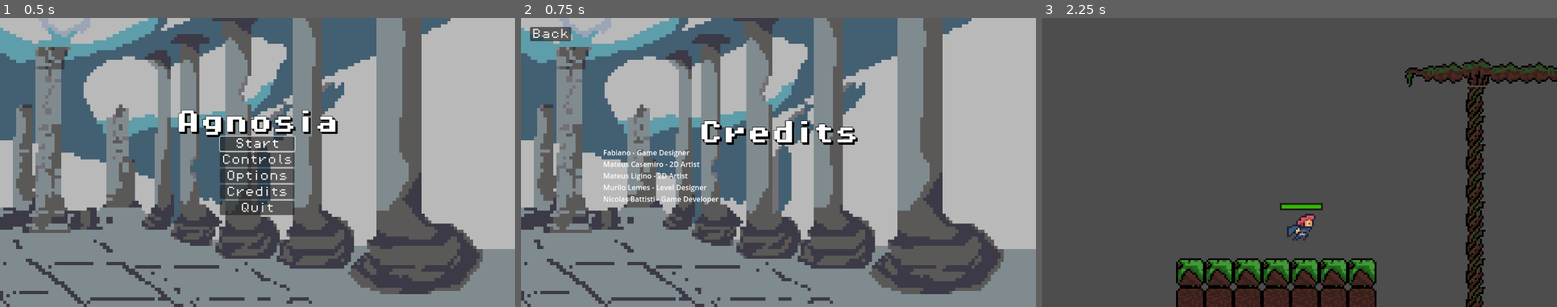
Above: before the commit, frames 1-3 (left to right).
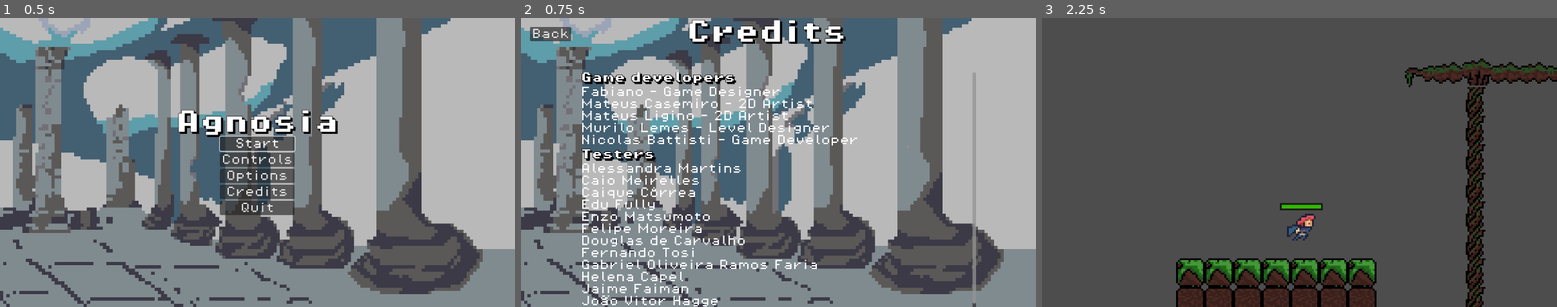
Above: after the commit, the same moments.

Repository: eoBattisti/agnosia
Game: Godot game, scene res://scenes/menu/main_menu.tscn
The game is run twice, just before and just after one commit, with the same random seed, the same clock (stepped at 60 frames per second) and the same inputs.
Inputs:
- Up to frame 1 (0.5 s): no input
- Up to frame 2 (0.75 s): click "Credits" at 0.5 s
- Up to frame 3 (2.25 s): click "Back" at 1.25 s; click "Start" at 2 s

Frame 1 is identical in both runs. In frame 2, 9.8% of the frame differs, in the area x 11-89%, y 0-100%; in frame 3, nothing differs.

Commit message:
feat: adding credits

Diff:
--- a/scenes/menu/credits_menu.tscn
+++ b/scenes/menu/credits_menu.tscn
@@ -33,43 +33,6 @@
 grow_vertical = 2
 color = Color(0.364706, 0.364706, 0.364706, 0.431373)
 
-[node name="VBoxContainer" type="VBoxContainer" parent="."]
-layout_mode = 1
-anchors_preset = 8
-anchor_left = 0.5
-anchor_top = 0.5
-anchor_right = 0.5
-anchor_bottom = 0.5
-offset_left = -392.5
-offset_top = -93.0
-offset_right = 392.5
-offset_bottom = 93.0
-grow_horizontal = 2
-grow_vertical = 2
-
-[node name="Title" type="Label" parent="VBoxContainer"]
-layout_mode = 2
-size_flags_horizontal = 4
-size_flags_vertical = 0
-theme_override_colors/font_shadow_color = Color(0, 0, 0, 1)
-theme_override_constants/shadow_offset_x = 4
-theme_override_constants/shadow_offset_y = 4
-theme_override_constants/outline_size = 4
-theme_override_constants/shadow_outline_size = 4
-theme_override_constants/line_spacing = 4
-theme_override_fonts/font = ExtResource("1_lnocd")
-theme_override_font_sizes/font_size = 54
-text = "UI_CREDITS_TITLE"
-
-[node name="Label" type="Label" parent="VBoxContainer"]
-layout_mode = 2
-text = "Fabiano - Game Designer
-Mateus Casemiro - 2D Artist
-Mateus Ligino - 2D Artist
-Murilo Lemes - Level Designer
-Nicolas Battisti - Game Developer
-"
-
 [node name="BackButton" type="Button" parent="."]
 layout_mode = 0
 offset_left = 20.0
@@ -80,4 +43,148 @@
 theme_override_font_sizes/font_size = 24
 text = "UI_BACK_BUTTON"
 
+[node name="VScrollBar" type="VScrollBar" parent="."]
+layout_mode = 0
+offset_left = 862.0
+offset_top = 285.0
+offset_right = 870.0
+offset_bottom = 293.0
+
+[node name="Title" type="Label" parent="."]
+layout_mode = 1
+anchors_preset = -1
+anchor_left = 0.556
+anchor_top = 0.008
+anchor_right = 0.556
+anchor_bottom = 0.008
+offset_left = -270.512
+offset_top = -0.184
+offset_right = 514.488
+offset_bottom = 54.816
+grow_horizontal = 2
+size_flags_horizontal = 0
+size_flags_vertical = 6
+theme_override_colors/font_shadow_color = Color(0, 0, 0, 1)
+theme_override_constants/shadow_offset_x = 4
+theme_override_constants/shadow_offset_y = 4
+theme_override_constants/outline_size = 4
+theme_override_constants/shadow_outline_size = 4
+theme_override_constants/line_spacing = 4
+theme_override_fonts/font = ExtResource("1_lnocd")
+theme_override_font_sizes/font_size = 54
+text = "UI_CREDITS_TITLE"
+metadata/_edit_use_anchors_ = true
+
+[node name="ScrollContainer" type="ScrollContainer" parent="."]
+layout_mode = 1
+anchors_preset = 8
+anchor_left = 0.5
+anchor_top = 0.5
+anchor_right = 0.5
+anchor_bottom = 0.5
+offset_left = -442.0
+offset_top = -202.0
+offset_right = 442.0
+offset_bottom = 443.0
+grow_horizontal = 2
+grow_vertical = 2
+horizontal_scroll_mode = 0
+
+[node name="VBoxContainer" type="VBoxContainer" parent="ScrollContainer"]
+layout_mode = 2
+size_flags_horizontal = 4
+size_flags_vertical = 0
+theme_override_constants/separation = 8
+
+[node name="Game developers" type="Label" parent="ScrollContainer/VBoxContainer"]
+layout_mode = 2
+size_flags_horizontal = 0
+size_flags_vertical = 6
+theme_override_colors/font_shadow_color = Color(0, 0, 0, 1)
+theme_override_constants/shadow_offset_x = 4
+theme_override_constants/shadow_offset_y = 4
+theme_override_constants/outline_size = 4
+theme_override_constants/shadow_outline_size = 4
+theme_override_constants/line_spacing = 4
+theme_override_fonts/font = ExtResource("1_lnocd")
+theme_override_font_sizes/font_size = 24
+text = "Game developers"
+
+[node name="Label" type="Label" parent="ScrollContainer/VBoxContainer"]
+layout_mode = 2
+size_flags_horizontal = 0
+theme_override_fonts/font = ExtResource("2_cbxrr")
+theme_override_font_sizes/font_size = 24
+text = "Fabiano - Game Designer
+Mateus Casemiro - 2D Artist
+Mateus Ligino - 2D Artist
+Murilo Lemes - Level Designer
+Nicolas Battisti - Game Developer
+"
+
+[node name="Testers" type="Label" parent="ScrollContainer/VBoxContainer"]
+layout_mode = 2
+size_flags_horizontal = 0
+size_flags_vertical = 8
+theme_override_colors/font_shadow_color = Color(0, 0, 0, 1)
+theme_override_constants/shadow_offset_x = 4
+theme_override_constants/shadow_offset_y = 4
+theme_override_constants/outline_size = 4
+theme_override_constants/shadow_outline_size = 4
+theme_override_constants/line_spacing = 4
+theme_override_fonts/font = ExtResource("1_lnocd")
+theme_override_font_sizes/font_size = 24
+text = "Testers"
+
+[node name="Label2" type="Label" parent="ScrollContainer/VBoxContainer"]
+layout_mode = 2
+size_flags_horizontal = 0
+theme_override_fonts/font = ExtResource("2_cbxrr")
+theme_override_font_sizes/font_size = 24
+text = "Alessandra Martins
+Caio Meirelles
+Caique Côrrea
+Edu Fully
+Enzo Matsumoto
+Felipe Moreira
+Douglas de Carvalho
+Fernando Tosi
+Gabriel Oliveira Ramos Faria
+Helena Capel
+Jaime Faiman
+João Vitor Hagge
+Lucas Stahl
+Matheus de Souza Chantal
+Matheus de Paula B. Lacerda
+Murilo Henrique dos Santos
+Vinicius Ney Soares Fan
+"
+
+[node name="Game developers3" type="Label" parent="ScrollContainer/VBoxContainer"]
+layout_mode = 2
+size_flags_horizontal = 0
+size_flags_vertical = 8
+theme_override_colors/font_shadow_color = Color(0, 0, 0, 1)
+theme_override_constants/shadow_offset_x = 4
+theme_override_constants/shadow_offset_y = 4
+theme_override_constants/outline_size = 4
+theme_override_constants/shadow_outline_size = 4
+theme_override_constants/line_spacing = 4
+theme_override_fonts/font = ExtResource("1_lnocd")
+theme_override_font_sizes/font_size = 24
+text = "Third Party Assets
+"
+
+[node name="Label3" type="Label" parent="ScrollContainer/VBoxContainer"]
+layout_mode = 2
+size_flags_horizontal = 0
+size_flags_vertical = 10
+theme_override_fonts/font = ExtResource("2_cbxrr")
+theme_override_font_sizes/font_size = 24
+text = "Pixel Keyboard Keys - for UI - Dream Mix
+All American flags pixel art 16x16 - Lucasfdahl
+Pixel art Font - Jayvee Enaguas
+Slime Sprite - analogStudios_
+"
+
 [connection signal="pressed" from="BackButton" to="." method="_on_back_button_pressed"]
